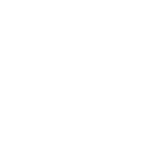
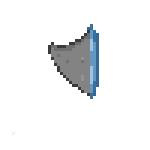
Layer changes from the first 150×150 image to the second:
showed group "shark_fin_01_L.png" (6 layers) over (x1=12, y1=24, x2=99, y2=135)
painted on "size" (1st of 5, in "shark_fin_01_L.png") over (x1=12, y1=24, x2=99, y2=135)
painted on "Layer 12" over (x1=48, y1=30, x2=99, y2=96)
painted on "Layer 13" over (x1=51, y1=33, x2=99, y2=78)
painted on "Layer 14" over (x1=48, y1=39, x2=96, y2=93)
painted on "Layer 15" over (x1=54, y1=45, x2=84, y2=81)
painted on "Layer 3 copy" over (x1=48, y1=24, x2=99, y2=99)
